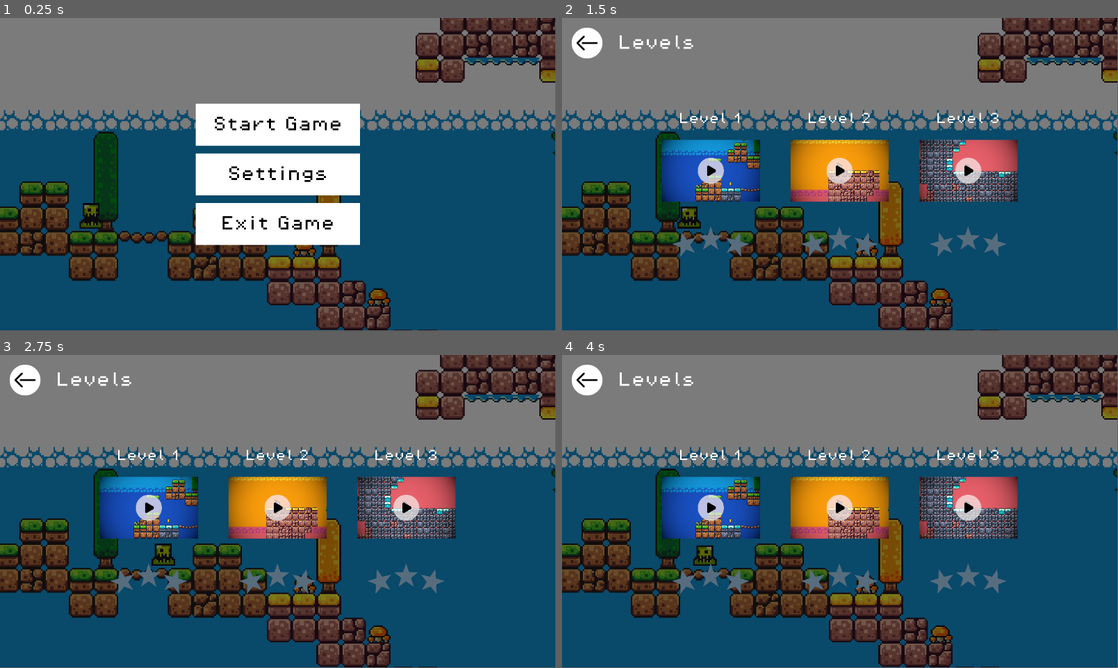
Above: before the commit, frames 1-4 (two rows, left to right).
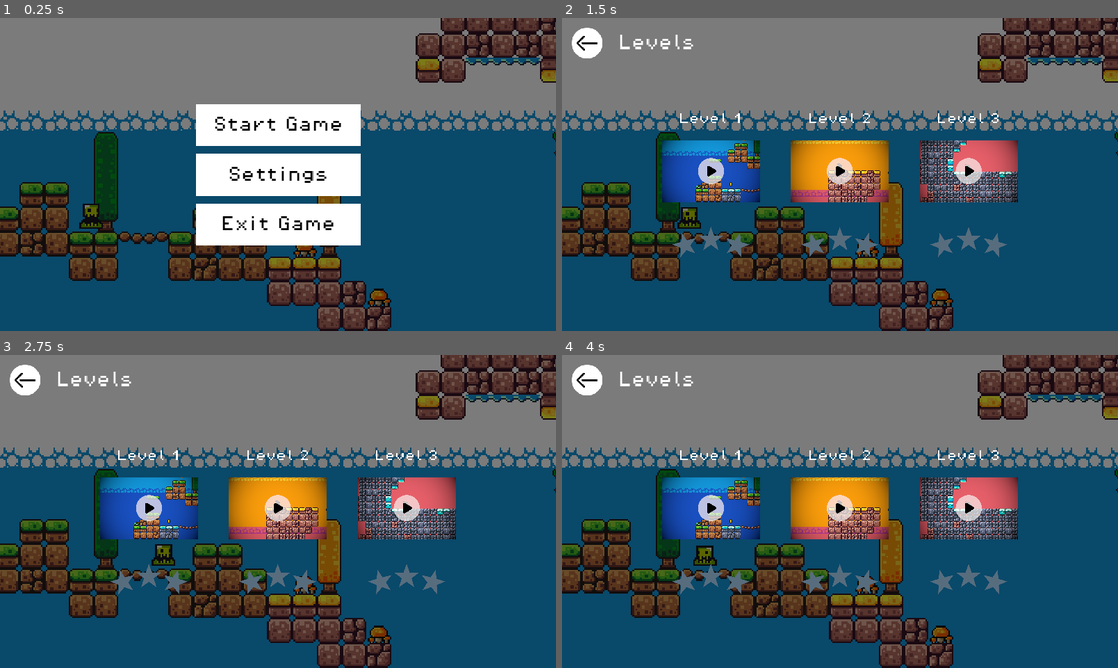
Above: after the commit, the same moments.

Repository: ImadSaddik/FirstGodotGame
Game: Godot game, scene res://scenes/start_screen_ui.tscn
Same seed, same stepped clock (60 frames per second), same inputs: the game is played once before the commit and once after it.
Inputs (mouse positions are in pixels of both pictures, inside the frame that each line leads up to):
- Up to frame 1 (0.25 s): no input
- Up to frame 2 (1.5 s): click "Start Game" at 0.5 s; click (784, 202) at 1.25 s
- Up to frame 3 (2.75 s): click (222, 539) at 2 s
- Up to frame 4 (4 s): click (912, 539) at 2.75 s; click (912, 539) at 3.5 s
In our replay, the window is 799x449 before the commit and 800x450 after it. These sizes can differ from the game's own. Grey fills any space a smaller window leaves; there, only what the larger window draws over its background counts as a difference.

The runs differ from the first frame. In frame 1, 4.5% of the frame differs, in the area x 0-100%, y 0-100%; in frame 2, 7.2%; in frame 3, 7.2%; in frame 4, 7.2%.

Commit message:
Removed mouse clicks in the input map and changed the window settings to make the UI adaptable

Diff:
--- a/project.godot
+++ b/project.godot
@@ -18,6 +18,11 @@
 [autoload]
 
 Music="*res://scenes/music.tscn"
+
+[display]
+
+window/stretch/mode="canvas_items"
+window/stretch/aspect="expand"
 
 [input]
 
@@ -53,13 +58,11 @@
 hit={
 "deadzone": 0.5,
 "events": [Object(InputEventKey,"resource_local_to_scene":false,"resource_name":"","device":-1,"window_id":0,"alt_press …(192 unchanged characters)…
-, Object(InputEventMouseButton,"resource_local_to_scene":false,"resource_name":"","device":-1,"window_id":0,"alt_pressed":false,"shift_pressed":false,"ctrl_pressed":false,"meta_pressed":false,"button_mask":1,"position":Vector2(343, 10),"global_position":Vector2(352, 56),"factor":1.0,"button_index":1,"canceled":false,"pressed":true,"double_click":false,"script":null)
 ]
 }
 shield={
 "deadzone": 0.5,
-"events": [Object(InputEventMouseButton,"resource_local_to_scene":false,"resource_name":"","device":-1,"window_id":0,"alt_pressed":false,"shift_pressed":false,"ctrl_pressed":false,"meta_pressed":false,"button_mask":2,"position":Vector2(247, 14),"global_position":Vector2(256, 60),"factor":1.0,"button_index":2,"canceled":false,"pressed":true,"double_click":false,"script":null)
-, Object(InputEventKey,"resource_local_to_scene":false,"resource_name":"","device":-1,"window_id":0,"alt_pressed":false,"shift_pressed":false,"ctrl_pressed":false,"meta_pressed":false,"pressed":false,"keycode":0,"physical_keycode":4194325,"key_label":0,"unicode":0,"location":0,"echo":false,"script":null)
+"events": [Object(InputEventKey,"resource_local_to_scene":false,"resource_name":"","device":-1,"window_id":0,"alt_pressed":false,"shift_pressed":false,"ctrl_pressed":false,"meta_pressed":false,"pressed":false,"keycode":0,"physical_keycode":4194325,"key_label":0,"unicode":0,"location":0,"echo":false,"script":null)
 ]
 }
 
